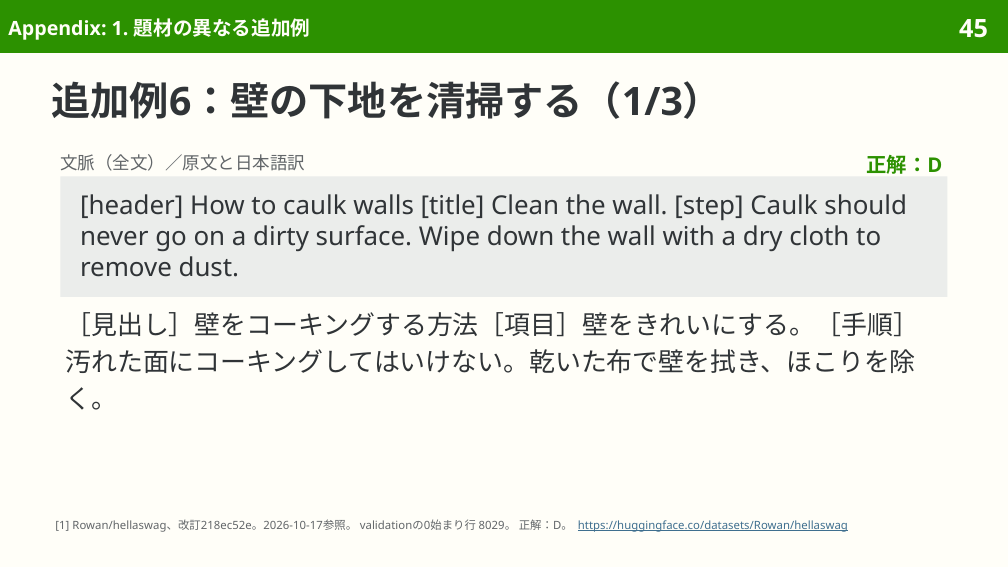
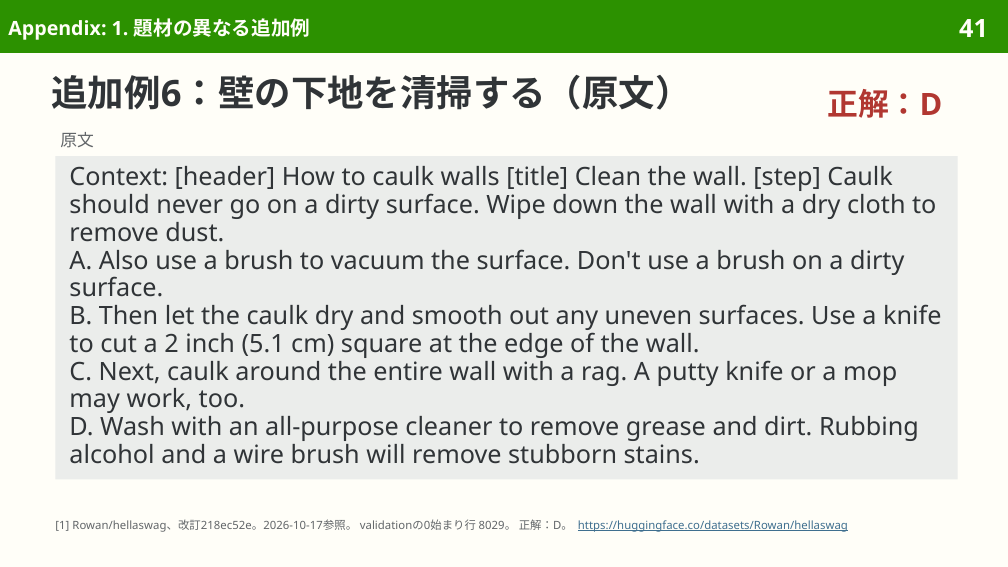
Before and after one commit to sasakiy84/datasets-in-10-minutes, a slide deck: slide 41 of slides/datasets-in-10-minutes-hellaswag.pptx (slide 45 before the commit). Drawn at 1008x567 pixels with LibreOffice and Linux fonts; fonts in the diff are those of the drawing. Boxes give left, top, right and bottom in pixels: in the first picture for what was removed or moved away, otherwise in the second. Text is boxed around its words. In the diff, an @@ line names an element or a change of style, - is before the commit and + after.

```diff
--- a/slides/datasets-in-10-minutes-hellaswag.pptx
+++ b/slides/datasets-in-10-minutes-hellaswag.pptx
@@ page number at <box>959,19,988,37</box>: text changed @@
-45
+41
@@ title at <box>52,75,692,110</box>: text changed; size 28 to 26 pt @@
-追加例6：壁の下地を清掃する（1/3）
+追加例6：壁の下地を清掃する（原文）
@@ text "正解：D": place and size @@
-text "正解：D" at <box>866,155,942,174</box>
+text "正解：D" at <box>828,89,943,118</box>
@@ text "正解：D" at <box>828,89,943,118</box>: size 14.5 to 22 pt, text colour #2C9100 to #B13731; line spacing 1.17 to 26.8pt @@
@@ text added at <box>60,132,94,148</box>, 12 pt, text #626669 @@
+原文
@@ rectangle added at <box>55,156,958,480</box>, fill #EBEDEB, 18 pt, text #303437 @@
+Context: [header] How to caulk walls [title] Clean the wall. [step] Caulk should never go on a dirty surface. Wipe down the wall with a dry cloth to remove dust.
+A. Also use a brush to vacuum the surface. Don't use a brush on a dirty surface.
+B. Then let the caulk dry and smooth out any uneven surfaces. Use a knife to cut a 2 inch (5.1 cm) square at the edge of the wall.
+C. Next, caulk around the entire wall with a rag. A putty knife or a mop may work, too.
+D. Wash with an all-purpose cleaner to remove grease and dirt. Rubbing alcohol and a wire brush will remove stubborn stains.
@@ text removed at <box>60,154,305,171</box> @@
-文脈（全文）／原文と日本語訳
@@ rectangle removed at <box>60,176,948,297</box> @@
-[header] How to caulk walls [title] Clean the wall. [step] Caulk should never go on a dirty surface. Wipe down the wall with a dry cloth to remove dust.
@@ text removed at <box>65,312,919,410</box> @@
-［見出し］壁をコーキングする方法［項目］壁をきれいにする。［手順］汚れた面にコーキングしてはいけない。乾いた布で壁を拭き、ほこりを除く。
```
Also in this commit, not shown: 20 other slides changed, 10 slides removed, 9 other files.
